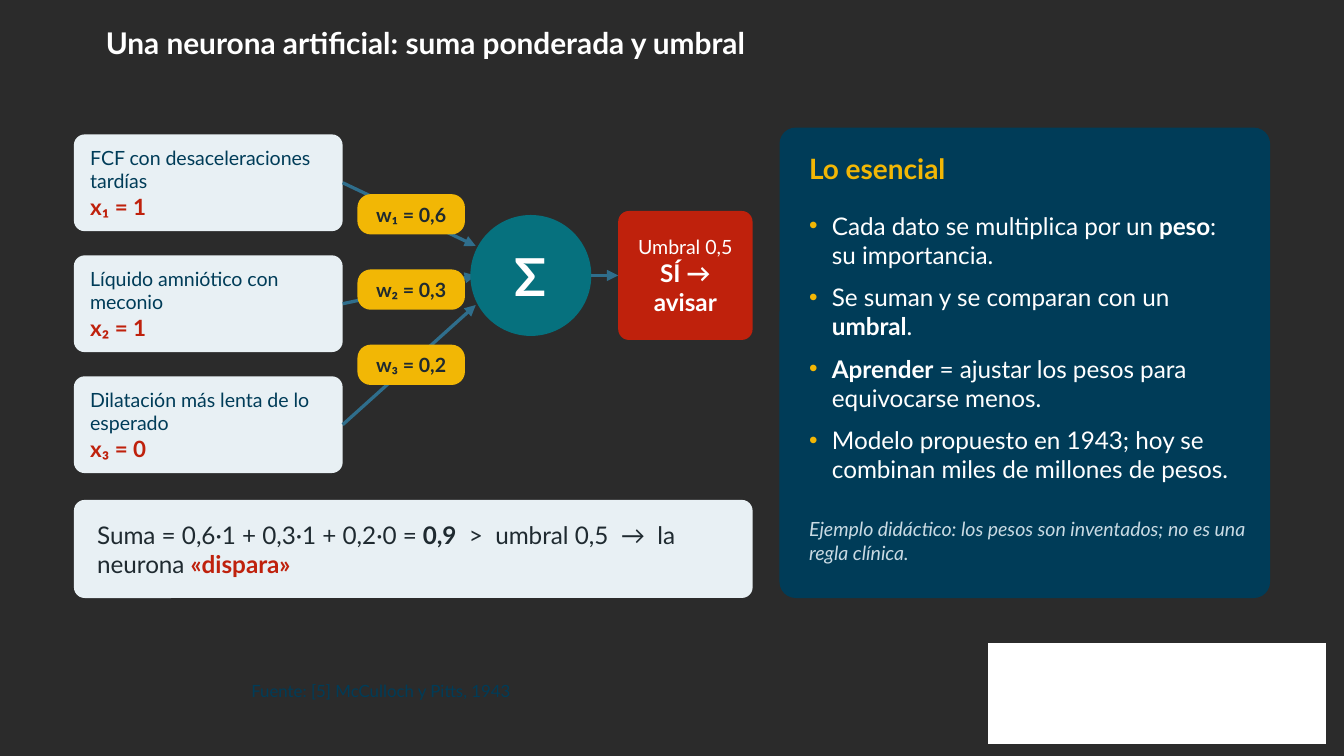
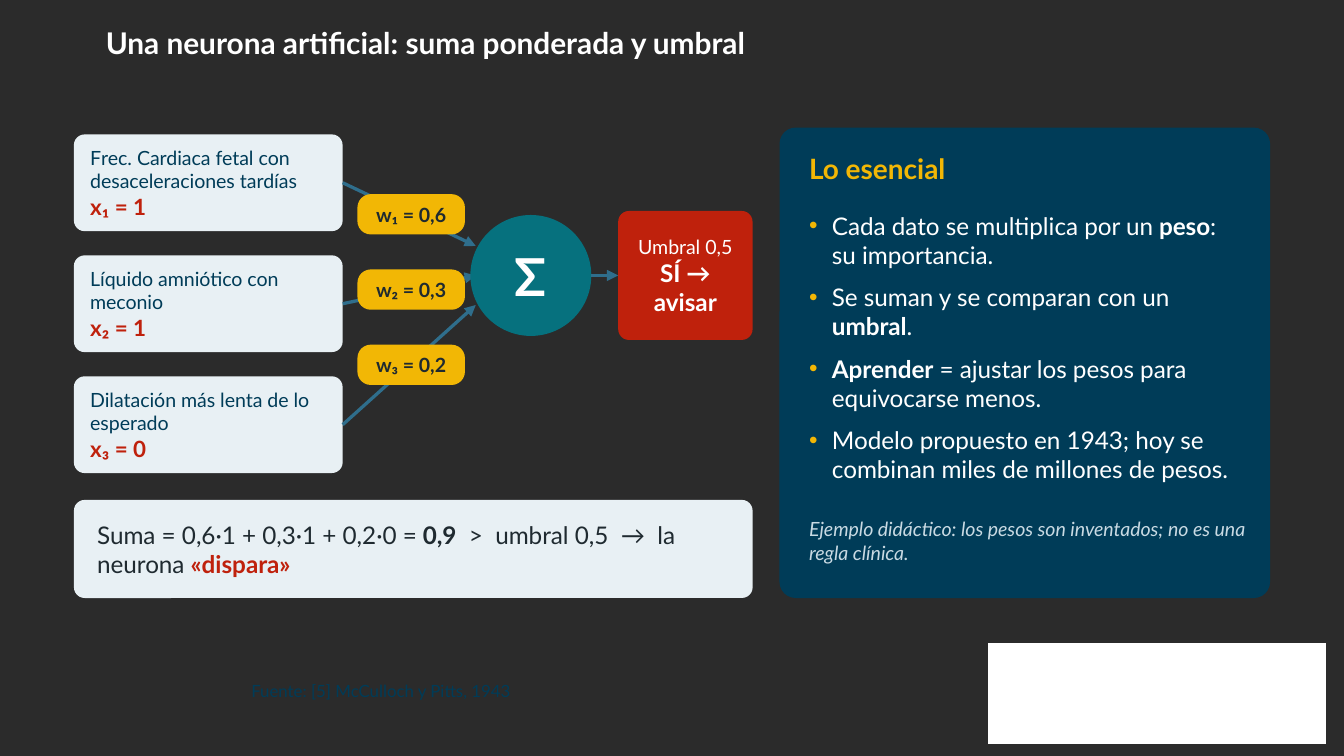
Before and after one commit to iCristian/jornada-alumni-2026, a slide deck: slide 6 of Presentaciones/IA_Matroneria_Parte_1.pptx. Drawn at 1344x756 pixels with LibreOffice and Linux fonts; fonts in the diff are those of the drawing; background and template pictures are left out; a plain dark background stands for a picture behind light text. Boxes give left, top, right and bottom in pixels: in the first picture for what was removed or moved away, otherwise in the second. Text is boxed around its words. In the diff, an @@ line names an element or a change of style, - is before the commit and + after.

```diff
--- a/Presentaciones/IA_Matroneria_Parte_1.pptx
+++ b/Presentaciones/IA_Matroneria_Parte_1.pptx
@@ text in rounded rectangle at bbox=[90, 150, 297, 188]: text changed @@
-FCF con desaceleraciones tardías
+Frec. Cardiaca fetal con desaceleraciones tardías
```
Also in this commit, not shown: 5 other slides changed, 1 slide added, 4 other files.
